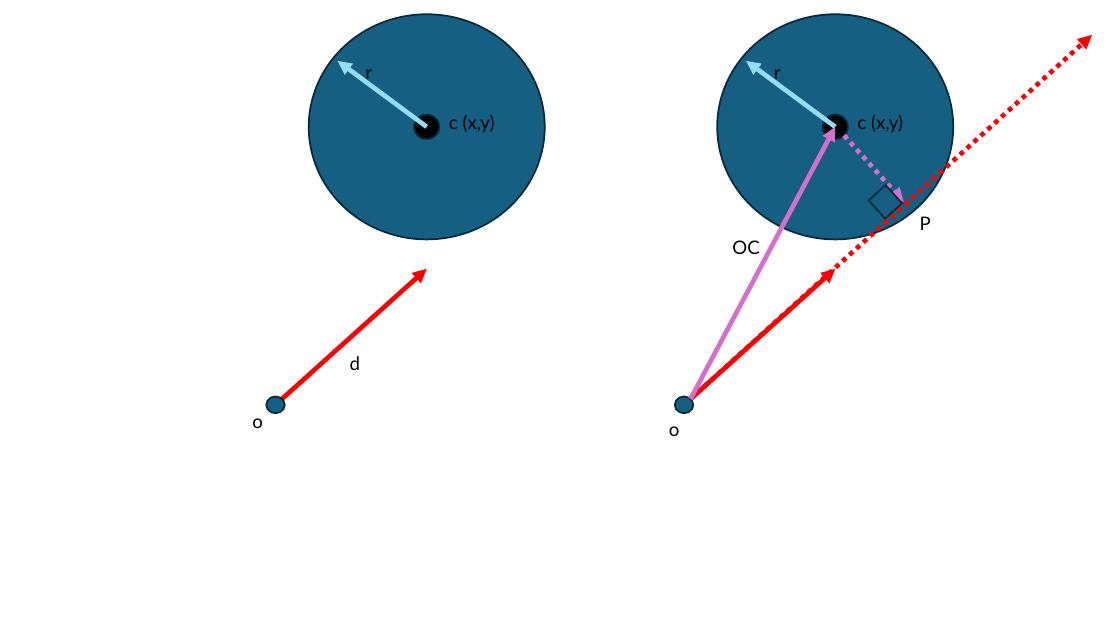
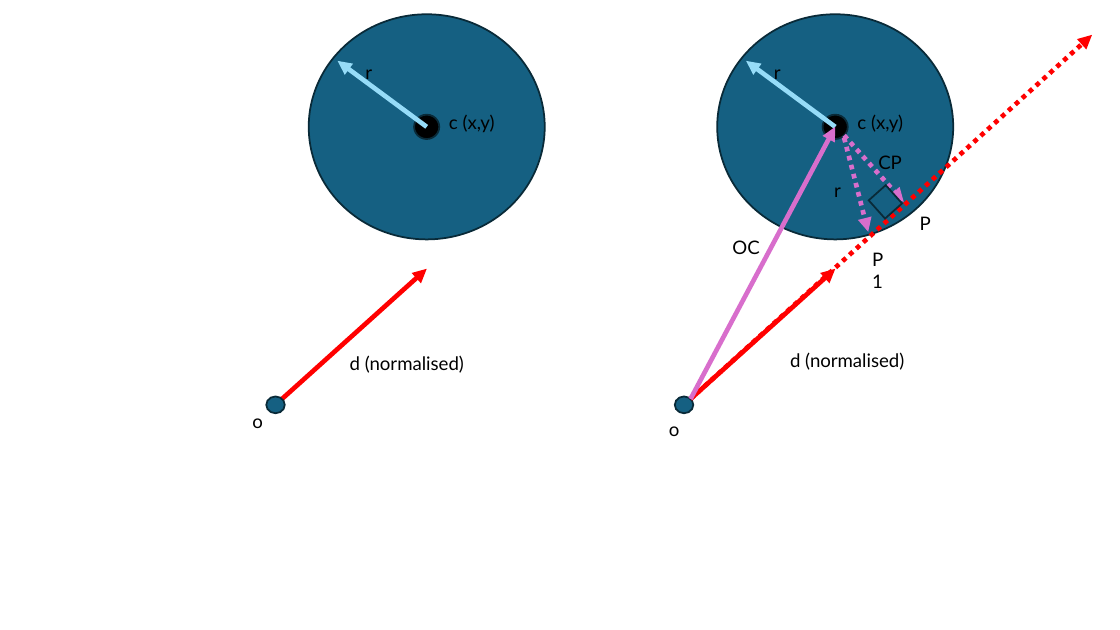
Before and after one commit to glassworks/course-raytracer, a slide deck: slide 11 of src/diagrams.pptx (slide 12 before the commit). Drawn at 1120x630 pixels with LibreOffice and Linux fonts; fonts in the diff are those of the drawing. Boxes give left, top, right and bottom in pixels: in the first picture for what was removed or moved away, otherwise in the second. Text is boxed around its words. In the diff, an @@ line names an element or a change of style, - is before the commit and + after.

```diff
--- a/src/diagrams.pptx
+++ b/src/diagrams.pptx
@@ arrow added from (844, 138) to (869, 232), #D86ECC 4 pt dashed @@
@@ text added at [878, 155, 902, 173], 16 pt, text #000000 @@
+CP
@@ text added at [834, 187, 841, 197], 16 pt, text #000000 @@
+r
@@ text added at [864, 244, 902, 275], 16 pt, text #000000 @@
+P1
@@ text at [350, 355, 464, 373]: text changed @@
-d
+d (normalised)
@@ text added at [790, 352, 904, 370], 16 pt, text #000000 @@
+d (normalised)
```
Also in this commit, not shown: 6 slides added, 1 slide removed, 5 other files.
